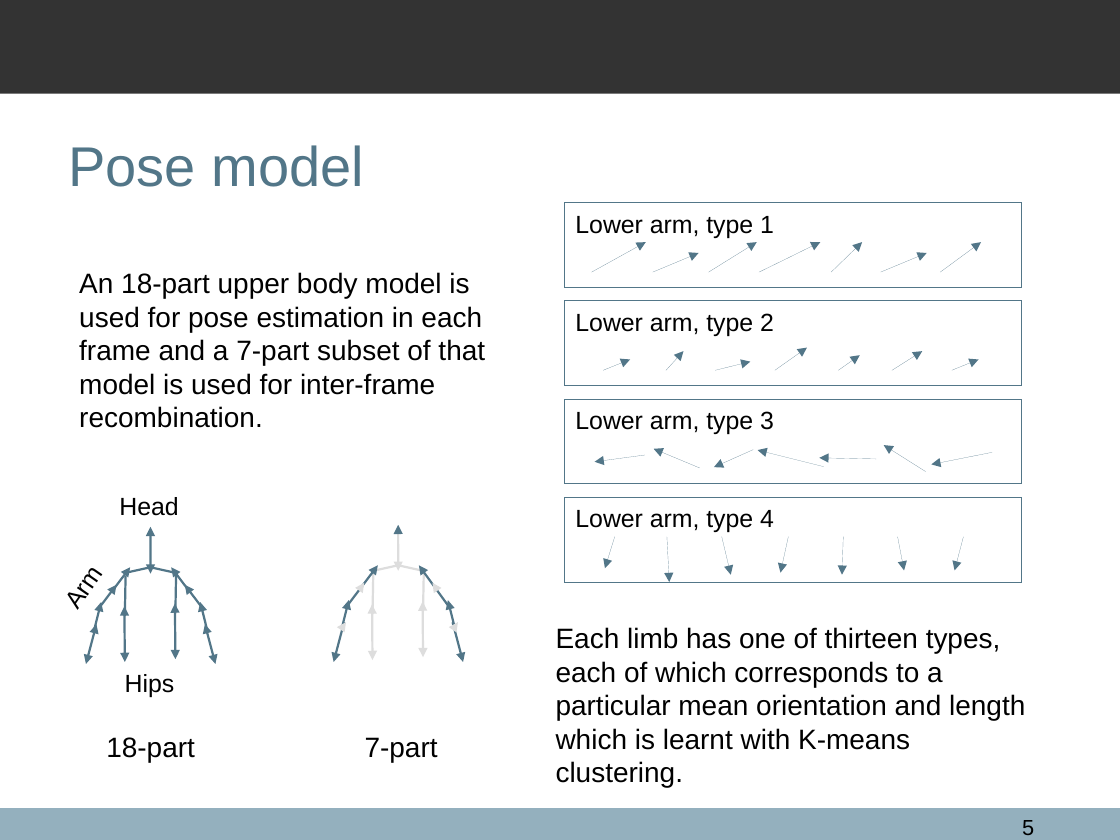
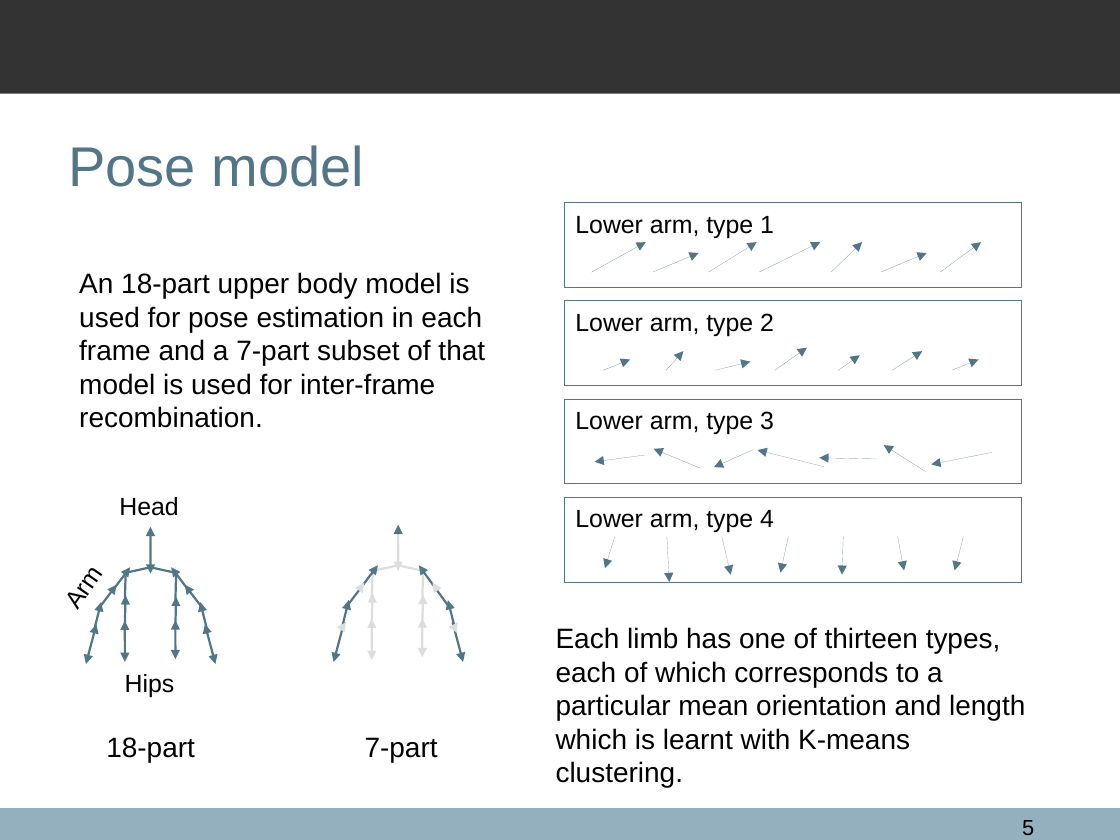
Before and after one commit to qxcv/comp2560, a slide deck: slide 5 of presentation/presentation.odp. Drawn at 1120x840 pixels with LibreOffice and Linux fonts; fonts in the diff are those of the drawing; background and template pictures are left out. Boxes give left, top, right and bottom in pixels: in the first picture for what was removed or moved away, otherwise in the second. Text is boxed around its words. In the diff, an @@ line names an element or a change of style, - is before the commit and + after.

```diff
--- a/presentation/presentation.odp
+++ b/presentation/presentation.odp
@@ line moved from (125, 576) - (124, 616) to (125, 596) - (124, 626) @@
@@ line (125, 596) - (124, 626): line to arrow @@
@@ line added from (125, 576) to (124, 600), #527688 1.42 pt @@
@@ line moved from (176, 572) - (176, 614) to (176, 572) - (176, 603) @@
@@ arrow added from (176, 627) to (176, 597), #527688 1.42 pt @@
@@ double arrow moved from (372, 605) - (373, 660) to (373, 594) - (372, 624) @@
@@ double arrow (373, 594) - (372, 624): double arrow to arrow @@
@@ line added from (373, 573) to (372, 599), #DDDDDD 1.42 pt @@
@@ double arrow moved from (422, 601) - (423, 657) to (423, 595) - (422, 625) @@
@@ double arrow (423, 595) - (422, 625): double arrow to arrow @@
@@ line added from (423, 571) to (422, 601), #DDDDDD 1.42 pt @@
@@ double arrow moved from (124, 606) - (124, 662) to (124, 620) - (124, 662) @@
@@ double arrow moved from (175, 604) - (176, 660) to (176, 620) - (176, 660) @@
@@ line moved from (373, 573) - (373, 614) to (372, 618) - (372, 660) @@
@@ line (372, 618) - (372, 660): line to double arrow @@
@@ line moved from (423, 571) - (423, 612) to (422, 618) - (422, 657) @@
@@ line (422, 618) - (422, 657): line to double arrow @@
```
Also in this commit, not shown: 2 slides added, 2 slides removed.
